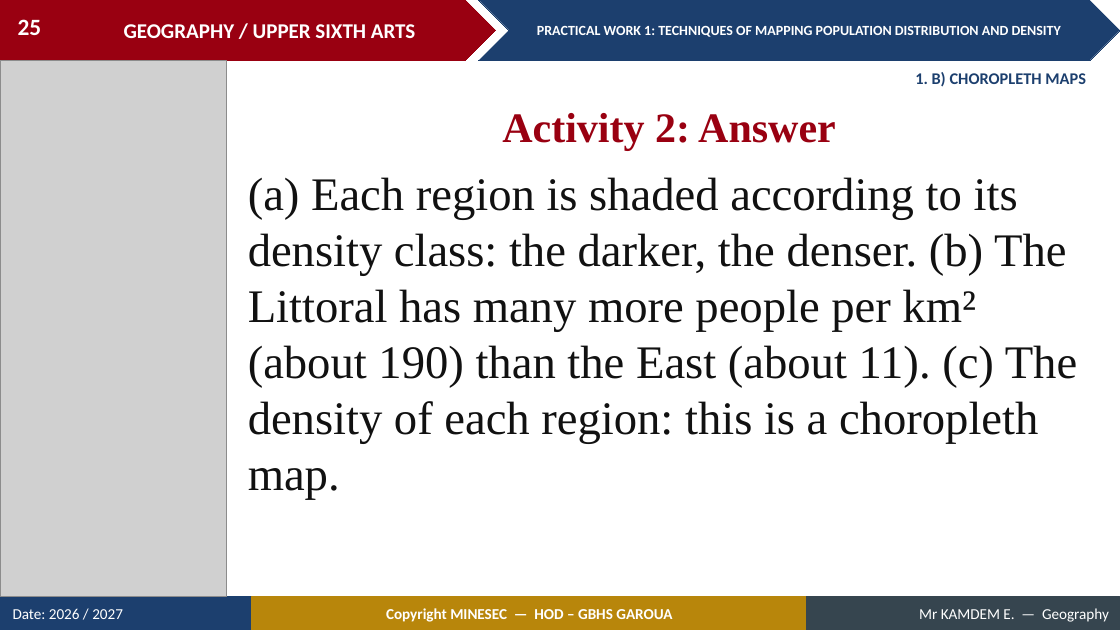
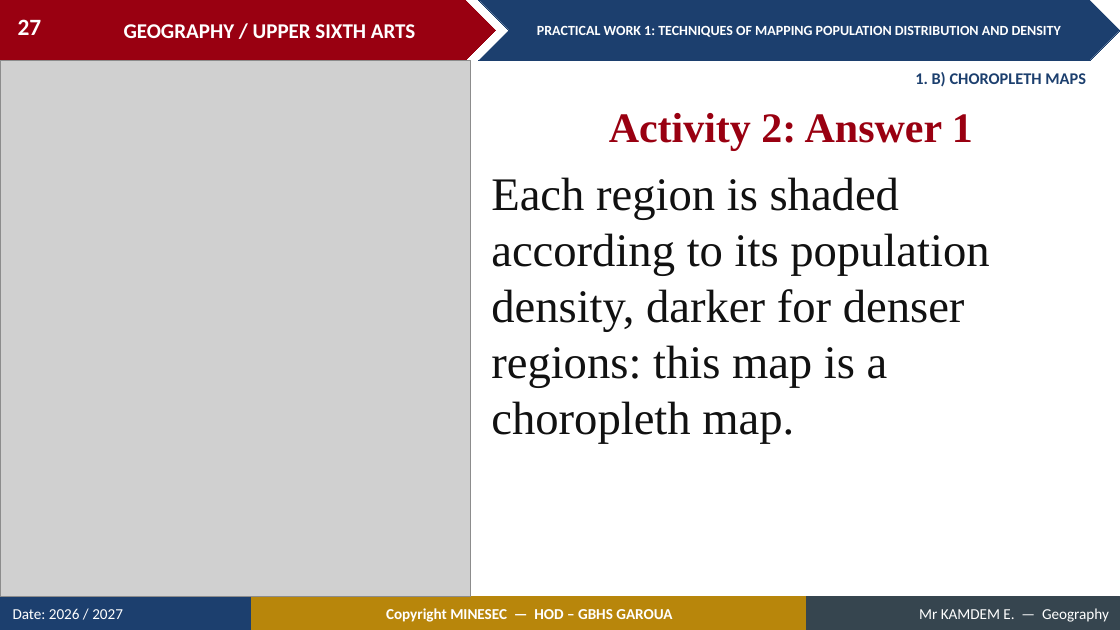
Before and after one commit to Berthautk/linea-github, a slide deck: slide 27 of lecons/USA/Population Geography/03_USA_POP_PW01_Techniques_of_Mapping_Population_Distribution_and_Density.pptx (slide 25 before the commit). Drawn at 1120x630 pixels with LibreOffice and Linux fonts; fonts in the diff are those of the drawing; grey boxes stand for pictures. Boxes give left, top, right and bottom in pixels: in the first picture for what was removed or moved away, otherwise in the second. Text is boxed around its words. In the diff, an @@ line names an element or a change of style, - is before the commit and + after.

```diff
--- a/lecons/USA/Population Geography/03_USA_POP_PW01_Techniques_of_Mapping_Population_Distribution_and_Density.pptx
+++ b/lecons/USA/Population Geography/03_USA_POP_PW01_Techniques_of_Mapping_Population_Distribution_and_Density.pptx
@@ page number at (18,19,42,35): text changed @@
-25
+27
@@ picture: place and size @@
-picture at (0,60,227,597)
+picture at (0,60,471,597)
@@ text at (609,113,973,150): text changed @@
-Activity 2: Answer
+Activity 2: Answer 1
@@ text at (491,177,989,444): text changed @@
-(a) Each region is shaded according to its density class: the darker, the denser. (b) The Littoral has many more people per km² (about 190) than the East (about 11). (c) The density of each region: this is a choropleth map.
+Each region is shaded according to its population density, darker for denser regions: this map is a choropleth map.
```
Also in this commit, not shown: 9 other slides changed, 8 slides added, 3 other files.
